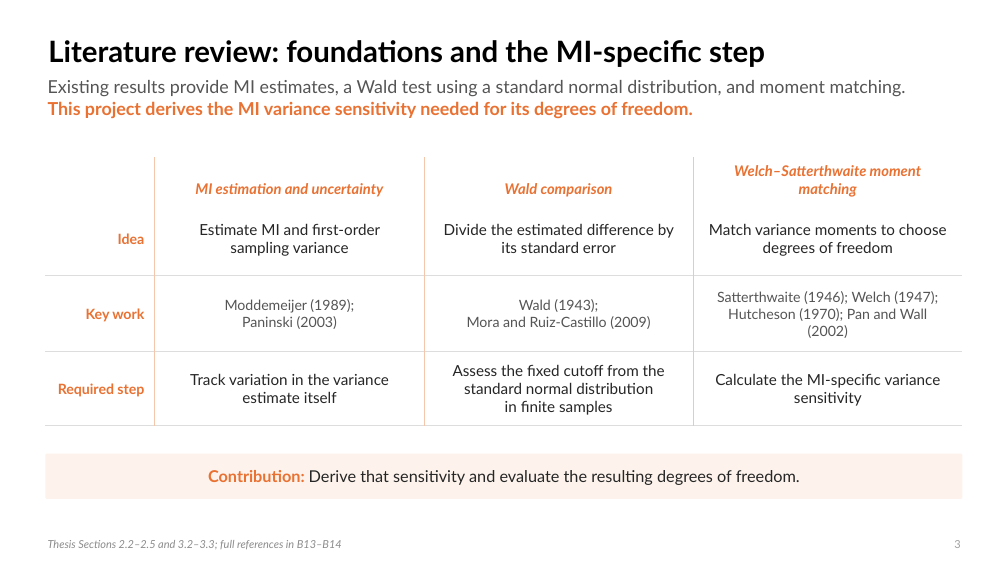
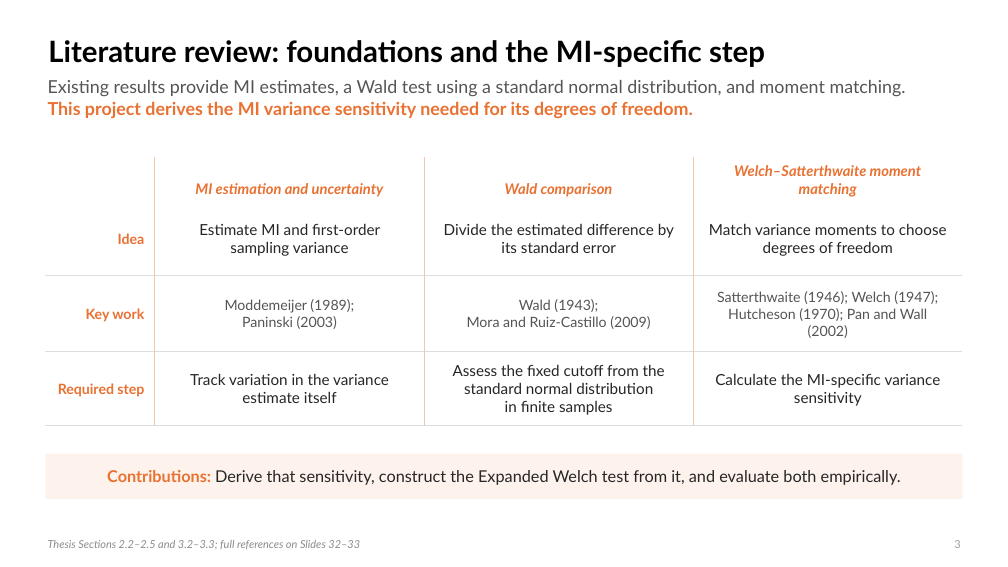
Before and after one commit to dzhao61/MCSResearchSimulations, a slide deck: slide 3 of Thesis Presentation/Daniel_Zhao_Welch_MI_Presentation.pptx. Drawn at 1008x567 pixels with LibreOffice and Linux fonts; fonts in the diff are those of the drawing. Boxes give left, top, right and bottom in pixels: in the first picture for what was removed or moved away, otherwise in the second. Text is boxed around its words. In the diff, an @@ line names an element or a change of style, - is before the commit and + after.

Commit message:
Update Welch MI slides and rehearsal scripts

```diff
--- a/Thesis Presentation/Daniel_Zhao_Welch_MI_Presentation.pptx
+++ b/Thesis Presentation/Daniel_Zhao_Welch_MI_Presentation.pptx
@@ text in rounded rectangle at bbox=[107, 470, 901, 485]: text changed @@
-Contribution: Derive that sensitivity and evaluate the resulting degrees of freedom.
+Contributions: Derive that sensitivity, construct the Expanded Welch test from it, and evaluate both empirically.
@@ text at bbox=[48, 540, 360, 549]: text changed @@
-Thesis Sections 2.2–2.5 and 3.2–3.3; full references in B13–B14
+Thesis Sections 2.2–2.5 and 3.2–3.3; full references on Slides 32–33
```
Also in this commit, not shown: 24 other slides changed, 6 slides added, 3 slides removed, 14 other files.
